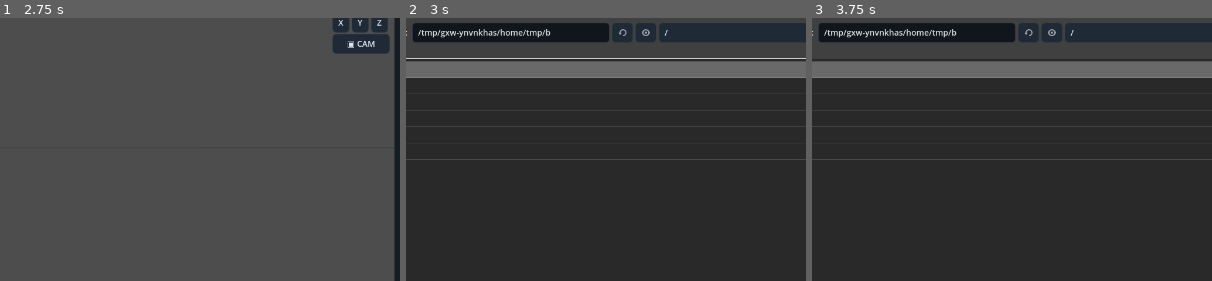
Above: before the commit, frames 1-3 (left to right).
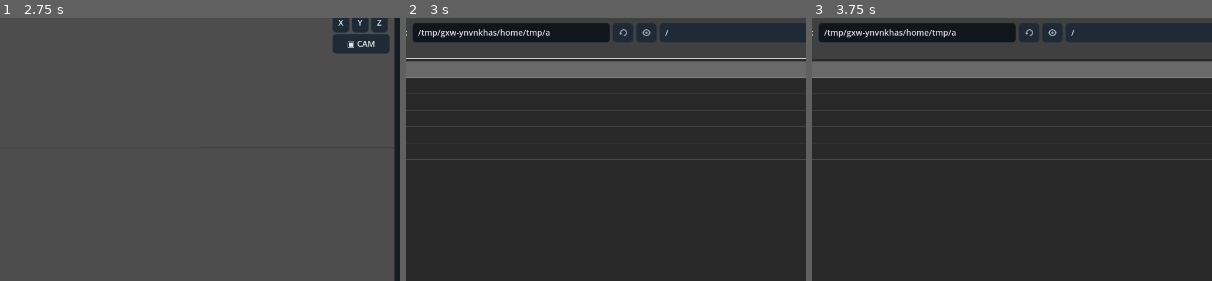
Above: after the commit, the same moments.

Repository: Onnevan/Kabuki
Game: Godot game, scene res://editor/main.tscn
The game is run twice, just before and just after one commit, with the same random seed, the same clock (stepped at 60 frames per second) and the same inputs.
Inputs (mouse positions are % of the whole screen's width and height, from its top left):
- Up to frame 1 (2.75 s): click "↶" at 0.5 s; click "↷" at 1.25 s; click "OPEN" at 2 s
- Up to frame 2 (3 s): click "＋ IMPORT" at 2.75 s
- Up to frame 3 (3.75 s): click (37, 77) at 3.52 s; type "12" at 3.6 s
The pictures show only the part of the screen within x 27-77%, y 15-65%; the shares and areas given below are measured in that part.

Frame 1 is identical in both runs. In frame 2, 0.1% of the frame differs, in the area x 35-66%, y 3-8%; in frame 3, 0.1%.

Commit message:
Restore canonical alpha mesh UVs

Diff:
--- a/render/alpha_mesh_builder.gd
+++ b/render/alpha_mesh_builder.gd
@@ -58,10 +58,9 @@
 	var h:=float(image.get_height()); var w:=float(image.get_width())
 	for p in pts:
 		verts.append(Vector3((p.x-w*0.5)/h,-(p.y-h*0.5)/h,0.0))
-		# Godot's 3D texture convention has V=0 at the bottom for this mesh path,
-		# while Image/Control drawing uses Y=0 at the top. Geometry already flips Y,
-		# so flip V as well to keep artwork upright in every 3D workspace.
-		uvs.append(Vector2(p.x/w,1.0-p.y/h)); normals.append(Vector3(0,0,1))
+		# Keep source Image UVs canonical. Orientation is handled by the
+		# projection/render path, not by changing topology UV coordinates.
+		uvs.append(Vector2(p.x/w,p.y/h)); normals.append(Vector3(0,0,1))
 	for i in range(0,indices.size(),3):
 		var a:=pts[indices[i]]; var b:=pts[indices[i+1]]; var c:=pts[indices[i+2]]
 		var q:=(a+b+c)/3.0
